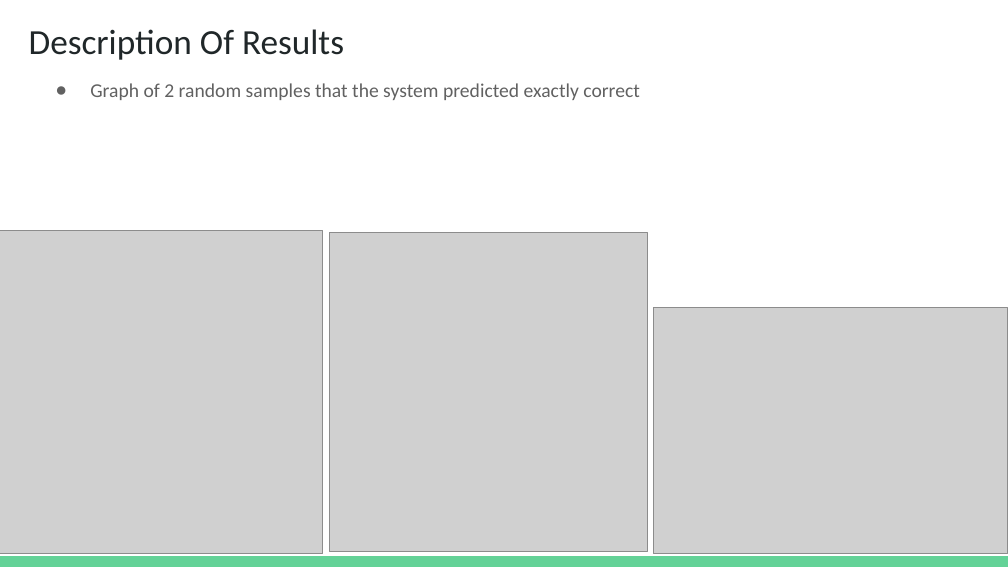
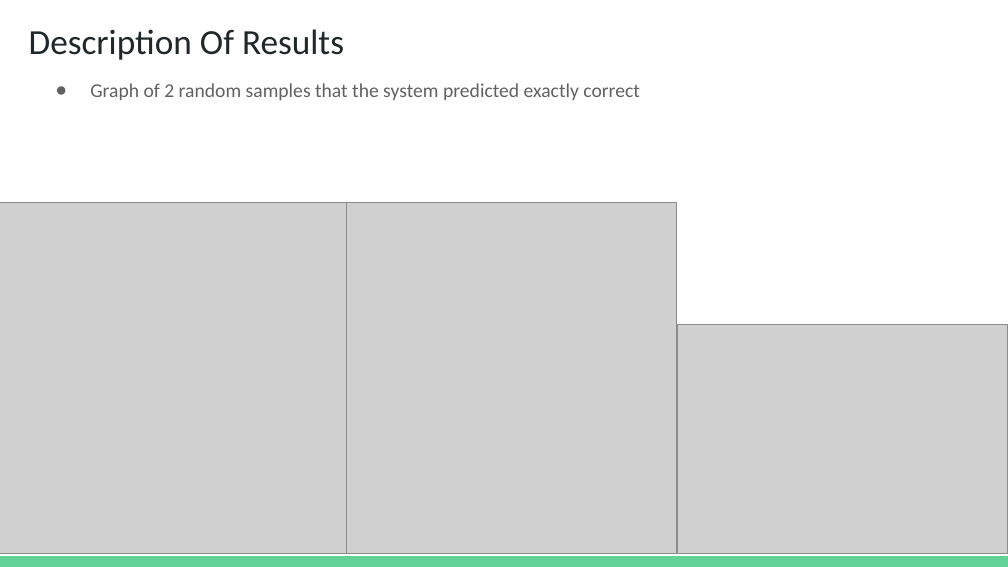
Before and after one commit to Ashwin835/CIS-3715-Final-Project, a slide deck: slide 5 of Recommender System of Nursing Homes.pptx. Drawn at 1008x567 pixels with LibreOffice and Linux fonts; fonts in the diff are those of the drawing; grey boxes stand for pictures. Boxes give left, top, right and bottom in pixels: in the first picture for what was removed or moved away, otherwise in the second. Text is boxed around its words. In the diff, an @@ line names an element or a change of style, - is before the commit and + after.

```diff
--- a/Recommender System of Nursing Homes.pptx
+++ b/Recommender System of Nursing Homes.pptx
@@ picture: place and size @@
-picture at [0, 230, 323, 553]
+picture at [0, 203, 347, 554]
@@ picture: place and size @@
-picture at [330, 233, 647, 551]
+picture at [347, 203, 676, 554]
@@ picture: place and size @@
-picture at [653, 307, 1008, 553]
+picture at [678, 325, 1008, 553]
```
